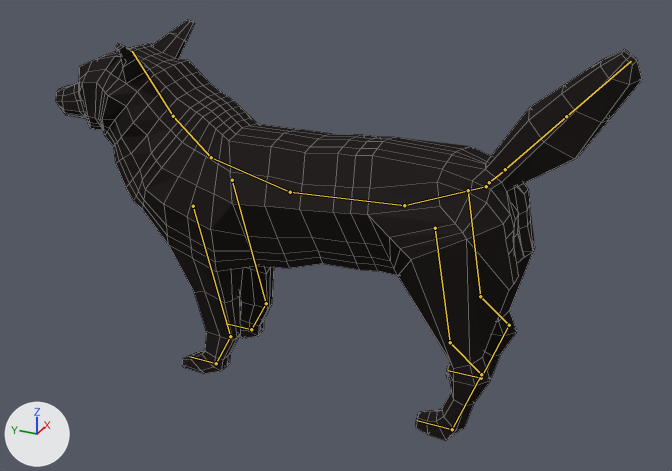
A saved change to the Blender file TrevorQuest Project/Assets/characters/wolf.blend.
Before and after are seen from a camera (50 mm lens) standing at (-3.04, -1.49, 2.18) and looking at (0.04, -0.1, 0.64). The lights are fixed; the arrows at lower left show +X, +Y and +Z. The bones that bend it are drawn over the model as lines. Mesh edges are drawn as thin lines.
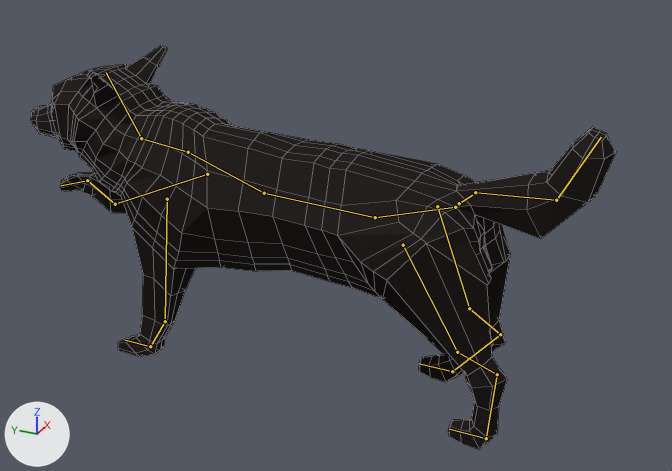
The newer file adds an action. The first version stands in its rest pose; the second is drawn at frame 20 of the action 'Combat_Attack1'.

What the commit changed:
Bone 'Hips' (bone_hips) moves from (0.0, 0.0, 0.0) to (0.0, 0.137, -0.05).
Bone 'Hips' (bone_hips) turns from (0, 0, 0) to (5, 0, 0) degrees about its own x, y and z.
Bone 'Neck' (bone_neck) turns from (0, 0, 0) to (41, 0, 0) degrees about its own x, y and z.
Bone 'Head' (bone_head) turns from (0, 0, 0) to (-41, 0, 0) degrees about its own x, y and z.
Bone 'Tail Middle' (bone_tail_middle) turns from (0, 0, 0) to (-39, 0, 0) degrees about its own x, y and z.
Bone 'Tail Upper' (bone_tail_upper) turns from (0, 0, 0) to (60, 0, 0) degrees about its own x, y and z.
Bone 'Back Leg.IK.R' (bone_back_leg_ik_r) moves from (0.0, 0.0, 0.0) to (0.0, -0.123, 0.004).
Bone 'Front Leg.IK.R' (bone_front_leg_ik_r) moves from (0.0, 0.0, 0.0) to (-0.028, -0.858, 0.579).
Bone 'Front Leg.IK.R' (bone_front_leg_ik_r) turns from (0, 0, 0) to (12, -3, 21) degrees about its own x, y and z.
Bone 'Back Leg.IK.L' (bone_back_leg_ik_l) moves from (0.0, 0.0, 0.0) to (0.0, 0.132, -0.005).
Bone 'Front Leg.IK.L' (bone_front_leg_ik_l) moves from (0.0, 0.0, 0.0) to (0.0, -0.334, 0.0).

Boxes (x1, y1, x2, y2) around the edits, measured in the pictures (672 x 471 px):
'Cube', posed: before (56, 20, 642, 440); after (31, 45, 616, 449)
bone 'Hips', root to tip: before (486, 186) to (404, 205); after (455, 207) to (375, 217)
bone 'Neck', root to tip: before (211, 157) to (173, 116); after (188, 152) to (141, 138)
bone 'Head', root to tip: before (173, 116) to (132, 51); after (141, 138) to (106, 72)
bone 'Tail Middle', root to tip: before (505, 169) to (566, 116); after (475, 192) to (556, 200)
bone 'Tail Upper', root to tip: before (566, 116) to (631, 61); after (556, 200) to (601, 137)
